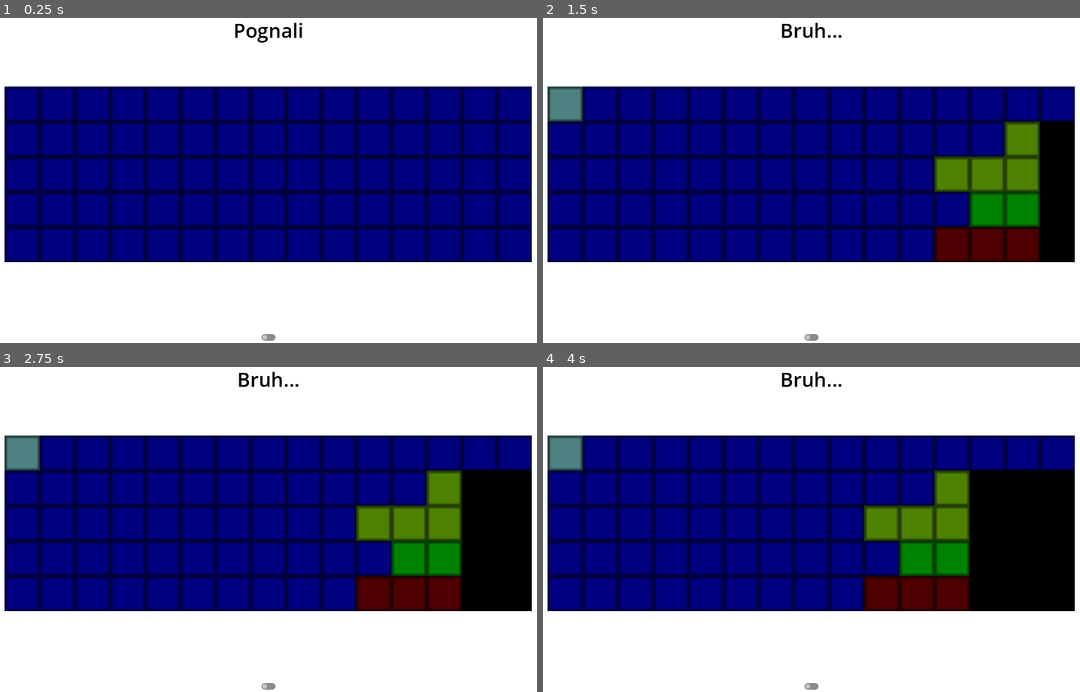
Above: before the commit, frames 1-4 (two rows, left to right).
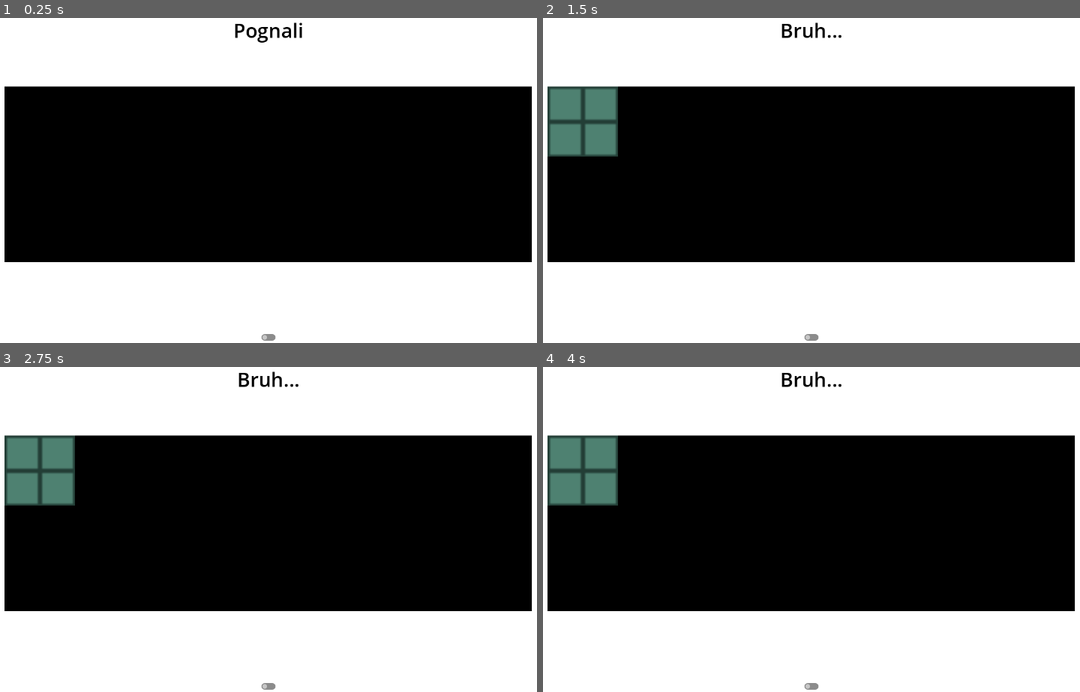
Above: after the commit, the same moments.

Repository: Zheltog/world-of-chunks
Game: Godot game, scene res://Scenes/main.tscn
Two runs of this game, one before a commit and one after it. Both use one fixed random seed, a clock stepped at 60 frames per second and the inputs below.
Inputs (mouse positions are in pixels of both pictures, inside the frame that each line leads up to):
- Up to frame 1 (0.25 s): no input
- Up to frame 2 (1.5 s): click (564, 105) at 0.52 s; click (564, 105) at 1.27 s
- Up to frame 3 (2.75 s): click (21, 454) at 2.02 s
- Up to frame 4 (4 s): tap Enter at 2.75 s; tap Space at 3.5 s

The runs differ from the first frame. In frame 1, 53% of the frame differs, in the area x 0-100%, y 20-76%; in frame 2, 50%; in frame 3, 47%; in frame 4, 44%.

Commit message:
ranged lighting + more dev-s

Diff:
--- a/Scenes/cell.tscn
+++ b/Scenes/cell.tscn
@@ -14,7 +14,7 @@
 offset_bottom = 8.0
 
 [node name="Sprite2D" type="Sprite2D" parent="."]
-self_modulate = Color(0, 0, 1, 1)
+self_modulate = Color(0, 0, 0, 1)
 texture = ExtResource("2_4gicn")
 
 [connection signal="button_down" from="Button" to="." method="_on_button_button_down"]
--- a/Scripts/Cell.gd
+++ b/Scripts/Cell.gd
@@ -8,6 +8,8 @@
 var _initial_size_y: float
 var _coordinates: Coordinates = Coordinates.new(0, 0)
 var _occupant: TankPart
+var _is_lighted: bool = false
+var _current_color: Color = Color.BLACK
 
 
 func _ready():
@@ -29,7 +31,17 @@
 
 
 func light_up():
-	recolor(Color(1, 1, 1, 1))
+	_is_lighted = true
+	if _current_color == Color.BLACK:
+		_sprite.self_modulate = Color.LIGHT_YELLOW
+	else:
+		_sprite.self_modulate = _current_color
+
+
+func dim():
+	if _is_lighted:
+		_is_lighted = false
+		_sprite.self_modulate = Color.BLACK
 
 
 func shoot():
@@ -40,7 +52,9 @@
 
 
 func recolor(color: Color):
-	_sprite.self_modulate = color
+	_current_color = color
+	if _is_lighted:
+		_sprite.self_modulate = _current_color
 
 
 func occupy(occupant: TankPart):
--- a/Scripts/EventBus.gd
+++ b/Scripts/EventBus.gd
@@ -5,3 +5,4 @@
 signal cell_recolored(coordinates: Coordinates, color: Color)
 signal cell_occupied(coordinates: Coordinates, occupant: TankPart)
 signal new_message(message: String)
+signal tank_stopped()
--- a/Scripts/Field.gd
+++ b/Scripts/Field.gd
@@ -19,10 +19,7 @@
 	pass
 
 
-func init(
-	cells_num_hor: int,
-	cells_num_ver: int
-):
+func init(cells_num_hor: int, cells_num_ver: int):
 	_cells_num_hor = cells_num_hor
 	_cells_num_ver = cells_num_ver
 	var screen_width = get_viewport_rect().size.x
@@ -32,8 +29,15 @@
 	_init_cells()
 
 
-func light_up_cell(coordinates: Coordinates):
-	_cells[coordinates.y * _cells_num_hor + coordinates.x].light_up()
+func light_up_cells(center: Coordinates, light_up_radius: int):
+	for delta_x in range(-light_up_radius, light_up_radius + 1):
+		for delta_y in range(-light_up_radius, light_up_radius + 1):
+			var coordinates = Coordinates.new(center.x + delta_x, center.y + delta_y)
+			if coordinates.x < 0 or coordinates.x >= _cells_num_hor:
+				continue
+			if coordinates.y < 0 or coordinates.y >= _cells_num_ver:
+				continue
+			_cells[coordinates.y * _cells_num_hor + coordinates.x].light_up()
 
 
 func shoot_cell(coordinates: Coordinates):
@@ -71,6 +75,11 @@
 			_cells[y * _cells_num_hor + x] = cell
 
 
+func _dim_all_cells():
+	for cell in _cells:
+		cell.dim()
+
+
 func _destroy_old_cells():
 	for cell in _cells:
 		cell.queue_free()
--- a/Scripts/GameController.gd
+++ b/Scripts/GameController.gd
@@ -5,6 +5,7 @@
 
 @export var cells_num_hor: int
 @export var cells_num_ver: int
+@export var light_up_radius: int = 1
 
 
 var _field: Field
@@ -21,6 +22,7 @@
 	EventBus.cell_recolored.connect(_on_cell_recolored)
 	EventBus.cell_occupied.connect(_on_cell_occupied)
 	EventBus.new_message.connect(_print_new_message)
+	EventBus.tank_stopped.connect(_on_tank_stopped)
 
 	_field = get_node("Field")
 	_field.init(cells_num_hor, cells_num_ver)
@@ -37,11 +39,13 @@
 
 
 func _on_cell_clicked(coordinates: Coordinates):
+	_field._dim_all_cells()
 	if _cell_click_type == CellClickType.ROCKET:
-		_try_light_up_cell(coordinates)
+		_try_move_tank()
+		_try_light_up_cells(coordinates)
 	elif _cell_click_type == CellClickType.GUN:
 		_try_shoot_cell(coordinates)
-	_try_move_tank()
+		_try_move_tank()
 
 
 func _on_cell_recolored(coordinates: Coordinates, color: Color):
@@ -52,8 +56,12 @@
 	_field.occupy_cell(coordinates, occupant)
 
 
-func _try_light_up_cell(coordinates: Coordinates):
-	_field.light_up_cell(coordinates)
+func _on_tank_stopped():
+	pass
+
+
+func _try_light_up_cells(center: Coordinates):
+	_field.light_up_cells(center, light_up_radius)
 
 
 func _try_shoot_cell(coordinates: Coordinates):
--- a/Scripts/Tank.gd
+++ b/Scripts/Tank.gd
@@ -8,37 +8,13 @@
 var _wheels: TankPart = TankPart.new()
 
 var stop_probability: int
-var coordinates: Coordinates = Coordinates.new(0, 0)
+var base_coordinates: Coordinates = Coordinates.new(0, 0)
 
 
 func _init():
-	_wheels.relative_coordinates.resize(3)
-	_wheels.relative_coordinates[0] = Coordinates.new(0, 0)
-	_wheels.relative_coordinates[1] = Coordinates.new(-1, 0)
-	_wheels.relative_coordinates[2] = Coordinates.new(-2, 0)
-	_wheels.color = Color.RED
-	_wheels.parent = self
-	_wheels.hp = 4
-	_wheels.hit_probability = 25
-	_wheels.part_name = "wheels"
-	_body.relative_coordinates.resize(2)
-	_body.relative_coordinates[0] = Coordinates.new(0, -1)
-	_body.relative_coordinates[1] = Coordinates.new(-1, -1)
-	_body.color = Color.GREEN
-	_body.parent = self
-	_body.hp = 6
-	_body.hit_probability = 75
-	_body.part_name = "body"
-	_tower.relative_coordinates.resize(4)
-	_tower.relative_coordinates[0] = Coordinates.new(0, -2)
-	_tower.relative_coordinates[1] = Coordinates.new(-1, -2)
-	_tower.relative_coordinates[2] = Coordinates.new(-2, -2)
-	_tower.relative_coordinates[3] = Coordinates.new(0, -3)
-	_tower.color = Color.YELLOW
-	_tower.parent = self
-	_tower.hp = 5
-	_tower.hit_probability = 50
-	_tower.part_name = "tower"
+	_init_tower()
+	_init_body()
+	_init_wheels()
 
 
 func _ready():
@@ -54,16 +30,56 @@
 	var is_stop = random < stop_probability
 	if is_stop:
 		EventBus.new_message.emit("Bruh...")
-		return
-
-	_wheels.reset()
-	_body.reset()
-	_tower.reset()
-	coordinates.move(-1, 0)
-	_wheels.update()
-	_body.update()
-	_tower.update()
+		EventBus.tank_stopped.emit()
+	else:
+		_move()
 
 
 func set_coordinates(x: int, y: int):
-	coordinates.reset(x, y)
+	base_coordinates.reset(x, y)
+
+
+func _move():
+	_wheels.release_cells()
+	_body.release_cells()
+	_tower.release_cells()
+	base_coordinates.move(-1, 0)
+	_wheels.ocuppy_cells()
+	_body.ocuppy_cells()
+	_tower.ocuppy_cells()
+
+
+func _init_tower():
+	_tower.relative_coordinates.resize(4)
+	_tower.relative_coordinates[0] = Coordinates.new(0, -2)
+	_tower.relative_coordinates[1] = Coordinates.new(-1, -2)
+	_tower.relative_coordinates[2] = Coordinates.new(-2, -2)
+	_tower.relative_coordinates[3] = Coordinates.new(0, -3)
+	_tower.color = Color.YELLOW
+	_tower.parent = self
+	_tower.hp = 5
+	_tower.hit_probability = 50
+	_tower.part_name = "tower"
+
+
+func _init_body():
+	_body.relative_coordinates.resize(2)
+	_body.relative_coordinates[0] = Coordinates.new(0, -1)
+	_body.relative_coordinates[1] = Coordinates.new(-1, -1)
+	_body.color = Color.GREEN
+	_body.parent = self
+	_body.hp = 6
+	_body.hit_probability = 75
+	_body.part_name = "body"
+
+
+func _init_wheels():
+	_wheels.relative_coordinates.resize(3)
+	_wheels.relative_coordinates[0] = Coordinates.new(0, 0)
+	_wheels.relative_coordinates[1] = Coordinates.new(-1, 0)
+	_wheels.relative_coordinates[2] = Coordinates.new(-2, 0)
+	_wheels.color = Color.RED
+	_wheels.parent = self
+	_wheels.hp = 4
+	_wheels.hit_probability = 25
+	_wheels.part_name = "wheels"
--- a/Scripts/TankPart.gd
+++ b/Scripts/TankPart.gd
@@ -6,7 +6,6 @@
 var parent: Tank
 var relative_coordinates: Array
 var color: Color
-var black: Color = Color.BLACK
 var hp: int
 var hit_probability: int
 var part_name: String
@@ -20,18 +19,19 @@
 	pass
 
 
-func reset():
+func release_cells():
+	_process_coordinates(Color.BLACK, null)
+
+
+func ocuppy_cells():
+	_process_coordinates(color, self)
+
+
+func _process_coordinates(_color: Color, _occupant: TankPart):
 	for coordinates in relative_coordinates:
 		var actual = _calc_actual_coordinates(coordinates)
-		EventBus.cell_recolored.emit(actual, black)
-		EventBus.cell_occupied.emit(actual, null)
-
-
-func update():
-	for coordinates in relative_coordinates:
-		var actual = _calc_actual_coordinates(coordinates)
-		EventBus.cell_recolored.emit(actual, color)
-		EventBus.cell_occupied.emit(actual, self)
+		EventBus.cell_recolored.emit(actual, _color)
+		EventBus.cell_occupied.emit(actual, _occupant)
 
 
 func try_shoot():
@@ -46,6 +46,6 @@
 
 func _calc_actual_coordinates(relative: Coordinates) -> Coordinates:
 	var actual: Coordinates = Coordinates.new(0, 0)
-	actual.x = parent.coordinates.x + relative.x
-	actual.y = parent.coordinates.y + relative.y
+	actual.x = parent.base_coordinates.x + relative.x
+	actual.y = parent.base_coordinates.y + relative.y
 	return actual
